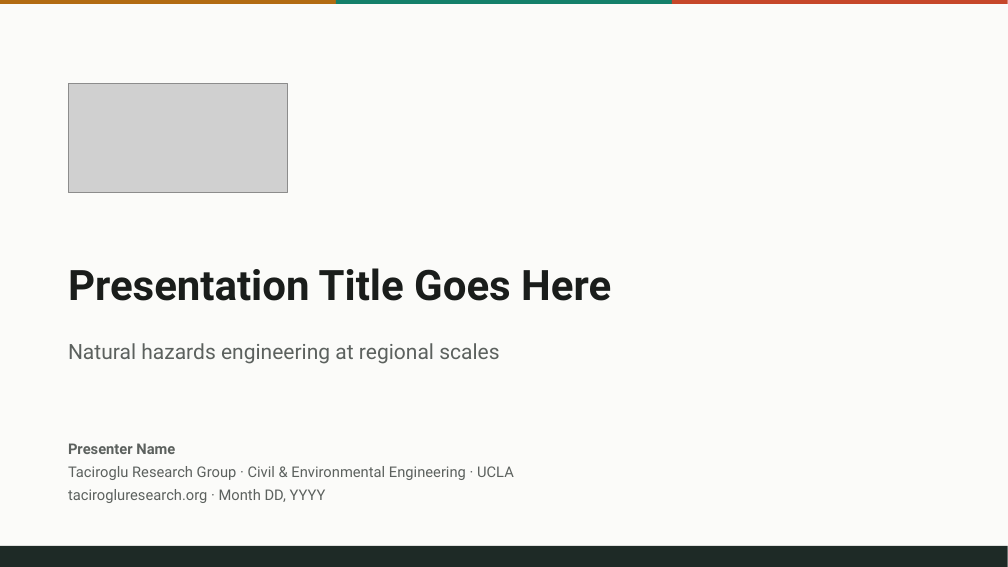
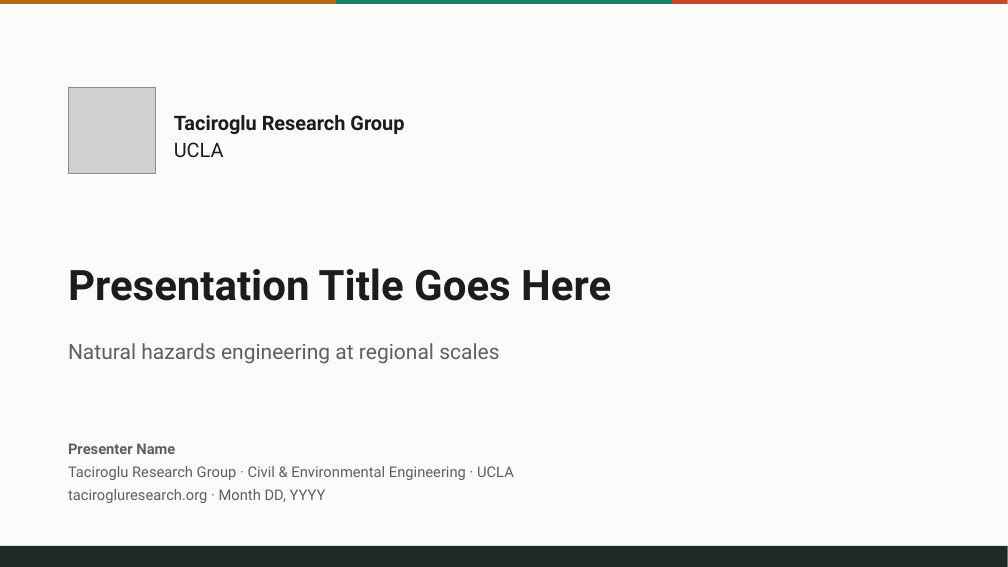
Before and after one commit to TRG-UCLA/website, a slide deck: slide 1 of files/TRG-template-site.pptx. Drawn at 1008x567 pixels with LibreOffice and Linux fonts; fonts in the diff are those of the drawing; grey boxes stand for pictures. Boxes give left, top, right and bottom in pixels: in the first picture for what was removed or moved away, otherwise in the second. Text is boxed around its words. In the diff, an @@ line names an element or a change of style, - is before the commit and + after.

Commit message:
Site-livery template: medallion mark, plain Helvetica

```diff
--- a/files/TRG-template-site.pptx
+++ b/files/TRG-template-site.pptx
@@ picture removed at (68, 83, 287, 193) @@
@@ picture added at (68, 87, 155, 174) @@
@@ text added at (174, 115, 404, 158), 19 pt, text #1A1D1B, bold @@
+Taciroglu Research Group
+UCLA
```
